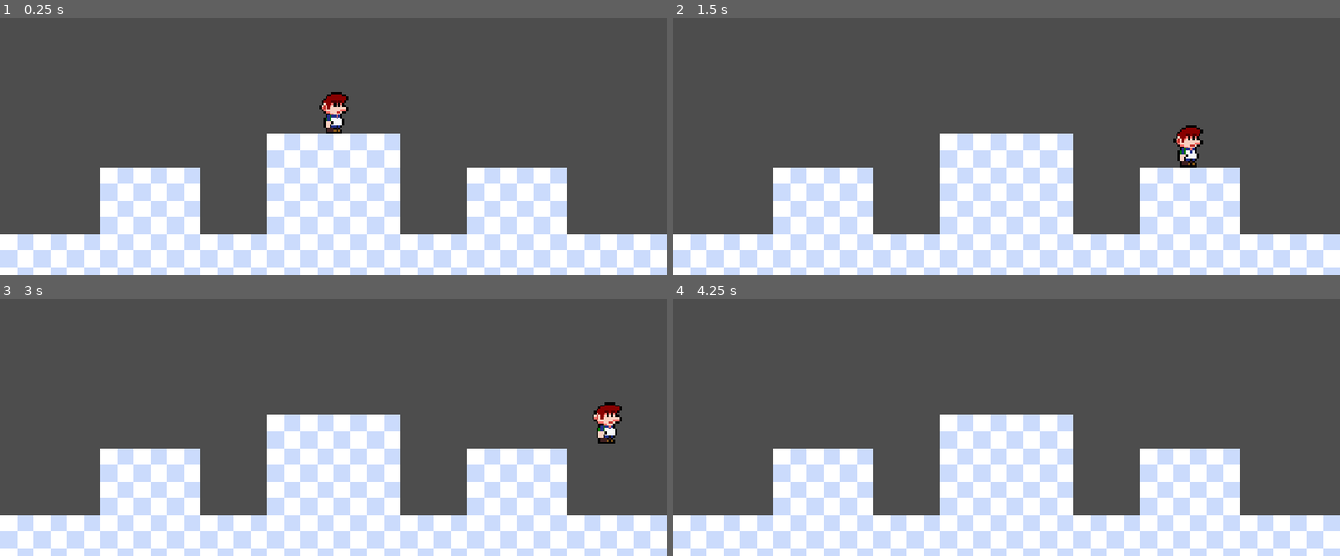
Above: before the commit, frames 1-4 (two rows, left to right).
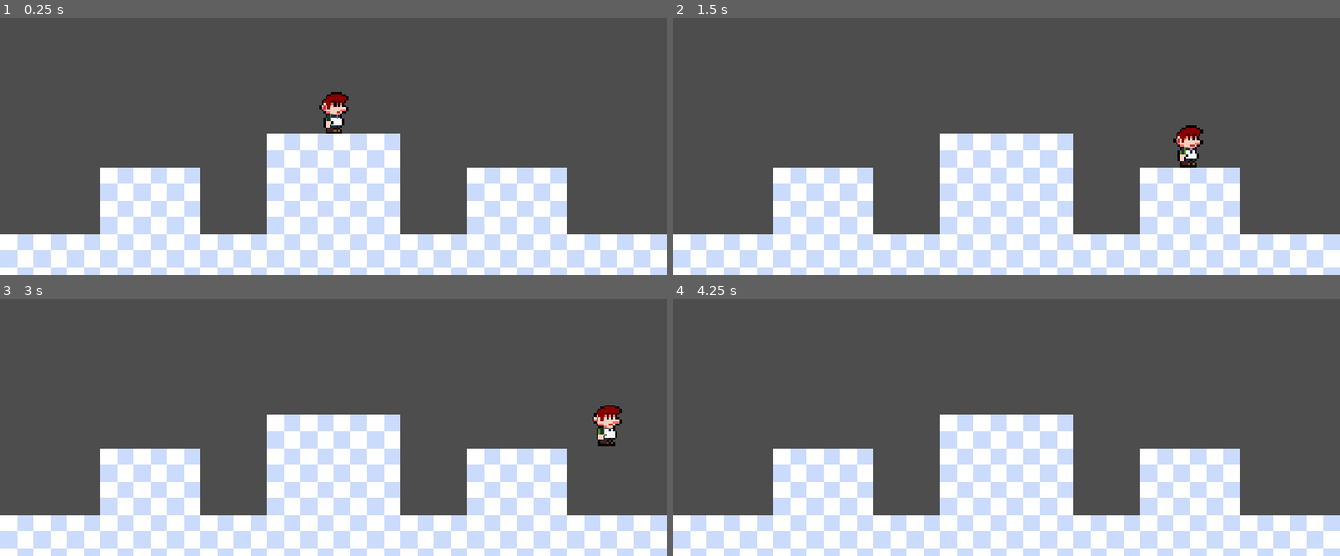
Above: after the commit, the same moments.

Repository: kaikzyx/naturemetria
Game: Godot game, scene res://source/main.tscn
Two runs of this game, one before a commit and one after it. Both use one fixed random seed, a clock stepped at 60 frames per second and the inputs below.
Inputs:
- Up to frame 1 (0.25 s): no input
- Up to frame 2 (1.5 s): tap Enter at 0.5 s; hold D (move_right) from 0.53 s (still down); tap Space (jump) at 0.77 s
- Up to frame 3 (3 s): tap Space (jump) at 1.52, 2.75 s; release D (move_right) at 2.03 s; hold A (move_left) 2.03-2.78 s; hold D (move_right) from 2.78 s (still down)
- Up to frame 4 (4.25 s): keep holding D (move_right); tap Space (jump) at 3.02, 3.77 s

The runs differ from the first frame. In frame 1, less than 0.1% of the frame differs, in the area x 48-51%, y 37-43%; in frame 2, less than 0.1%; in frame 3, 0.4%, in the area x 88-94%, y 40-58%; in frame 4, nothing differs.

Commit message:
style: adjust player sprite color

Diff:
--- a/source/player/player.tscn
+++ b/source/player/player.tscn
@@ -5,7 +5,7 @@
 
 [sub_resource type="CapsuleShape2D" id="CapsuleShape2D_xim07"]
 radius = 6.0
-height = 21.0
+height = 20.0
 
 [node name="Player" type="CharacterBody2D"]
 collision_layer = 2
Binary file changed: assets/player.png
